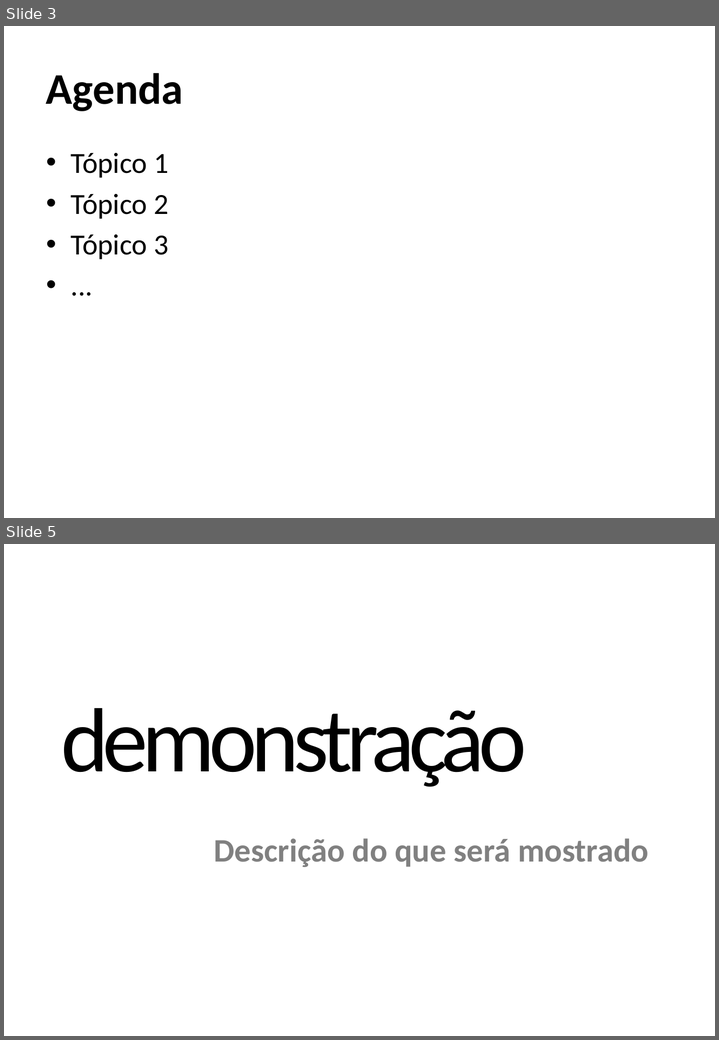
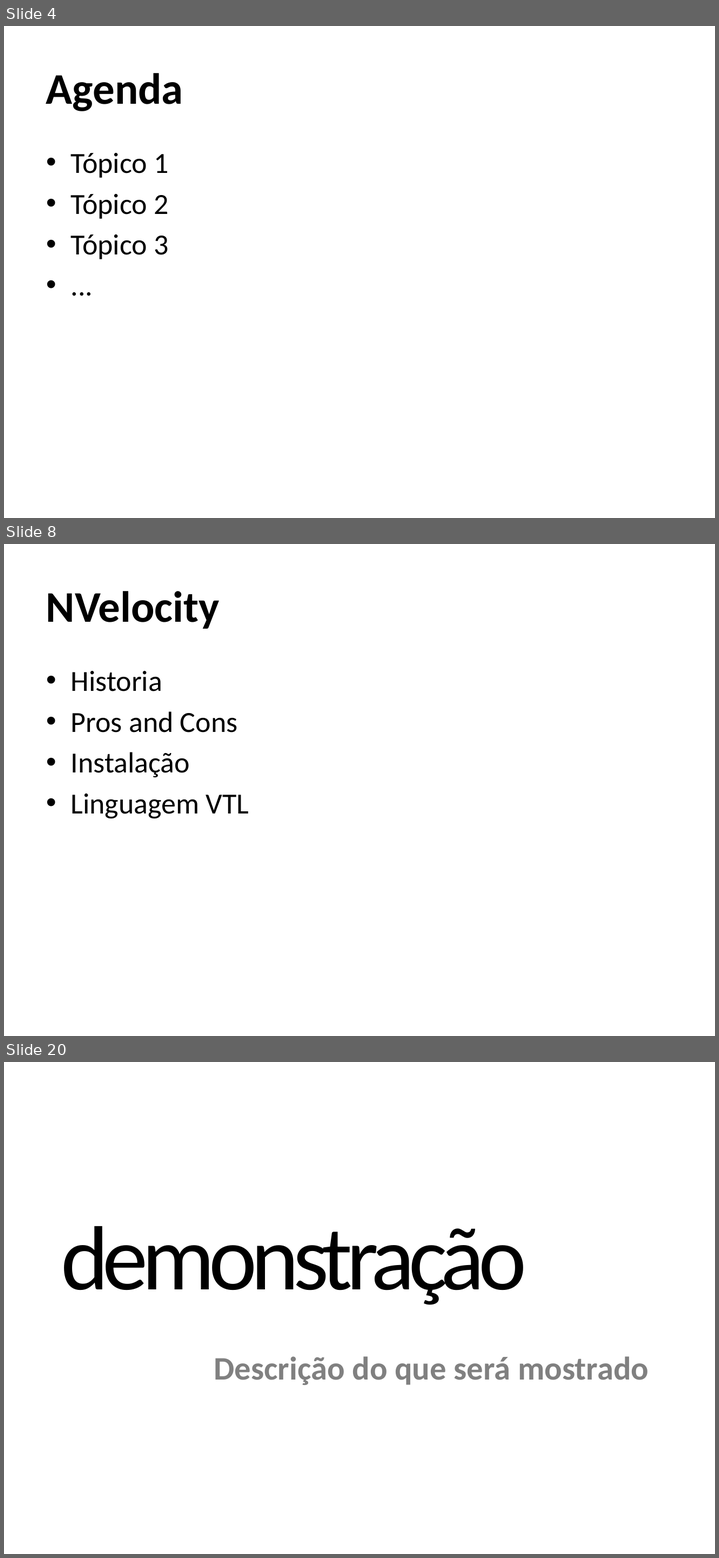
Before and after one commit to masterzdran/netponto-nvelocity, a slide deck: doc/Template Apresentação.pptx. Shown one above the other, each under a label of ours: slides 3 and 5 before the commit, slides 4, 8 and 20 after it; the slides between them are not shown. The pictures are 719x1040 and 719x1558 pixels, drawn with LibreOffice and Linux fonts; fonts in the diff are those of the drawing; background and template pictures are left out. Boxes give left, top, right and bottom in pixels: in the first picture for what was removed or moved away, otherwise in the second. Text is boxed around its words. In the diff, an @@ line names an element or a change of style, - is before the commit and + after.

```diff
--- a/doc/Template Apresentação.pptx
+++ b/doc/Template Apresentação.pptx
@@ slide 8 added at (4,544,715,1036), background picture (left out) @@
@@ title added at (46,591,219,629), 48 pt, text #000000, bold @@
+NVelocity
@@ text added at (71,671,249,819), 32 pt, text #000000 @@
+• Historia
+• Pros and Cons
+• Instalação
+• Linguagem VTL
@@ what was slide 3 is now slide 4 @@
@@ what was slide 5 is now slide 20 @@
```
Also in this commit, not shown: 2 slides changed, 15 other slides added, 1 slide removed, 1 other file.
